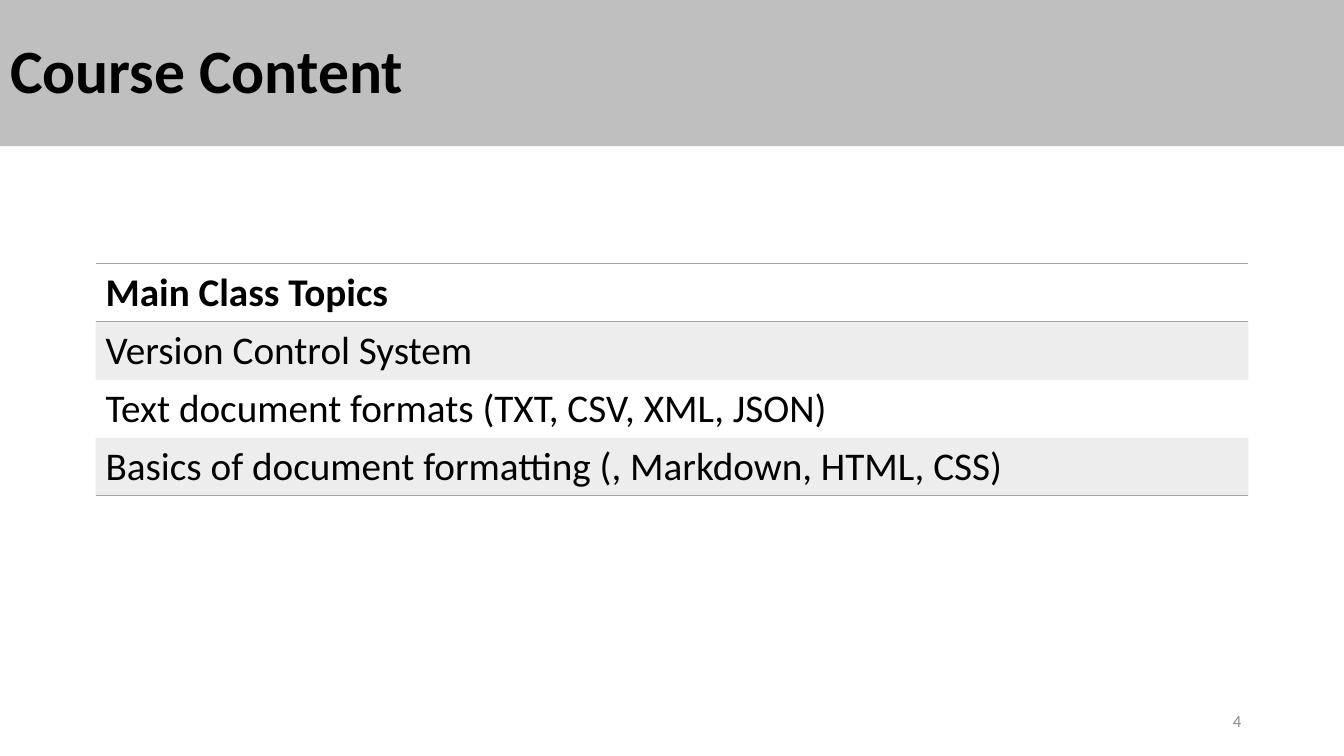
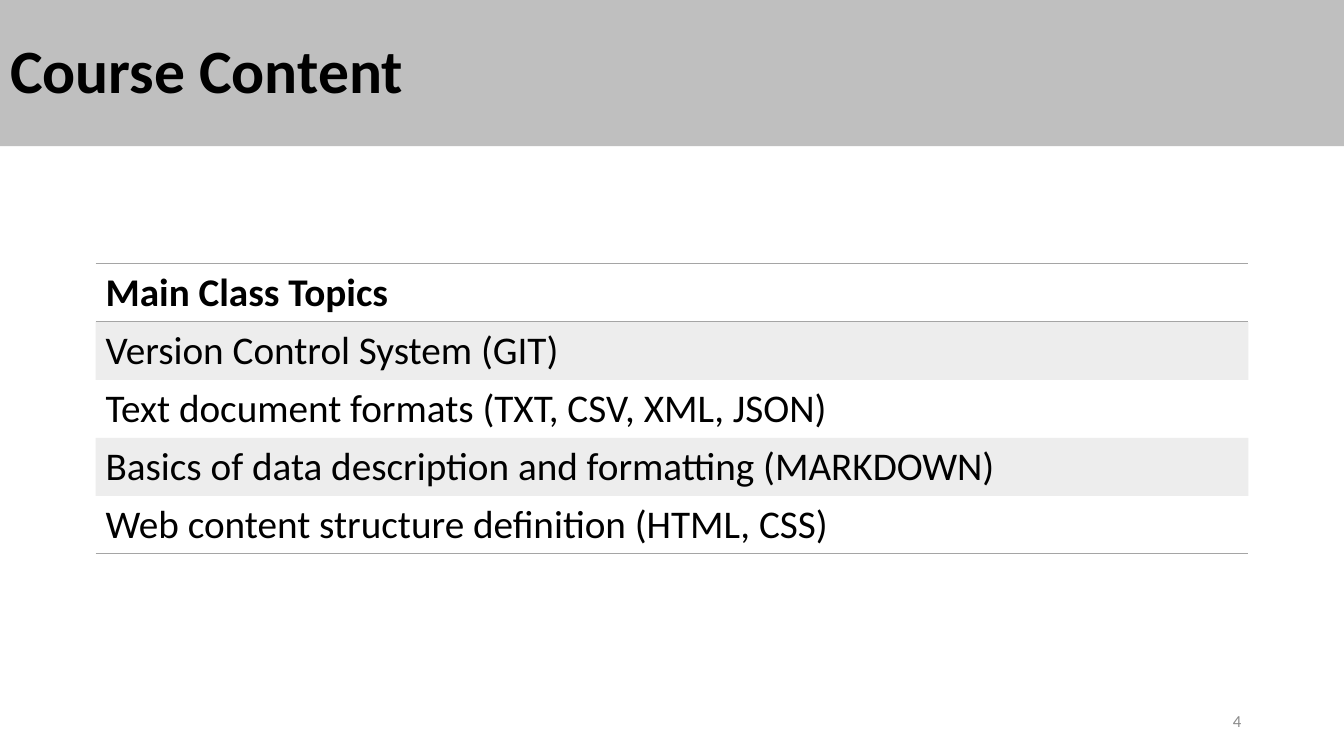
Before and after one commit to stalj/data-notations, a slide deck: slide 4 of 01-CourseIntroduction/CourseIntroduction.pptx. Drawn at 1344x756 pixels with LibreOffice and Linux fonts; fonts in the diff are those of the drawing. Boxes give left, top, right and bottom in pixels: in the first picture for what was removed or moved away, otherwise in the second. Text is boxed around its words. In the diff, an @@ line names an element or a change of style, - is before the commit and + after.

Commit message:
fixed slides

```diff
--- a/01-CourseIntroduction/CourseIntroduction.pptx
+++ b/01-CourseIntroduction/CourseIntroduction.pptx
@@ table at (x1=96, y1=264, x2=1249, y2=549) @@
-row 2, column 1: Version Control System
+row 2, column 1: Version Control System (GIT)
-row 4: Basics of document formatting (, Markdown, HTML, CSS)
+row 4: Basics of data description and formatting (MARKDOWN)
+row 5: Web content structure definition (HTML, CSS)
```
Also in this commit, not shown: 1 other slide changed, 1 slide removed.
